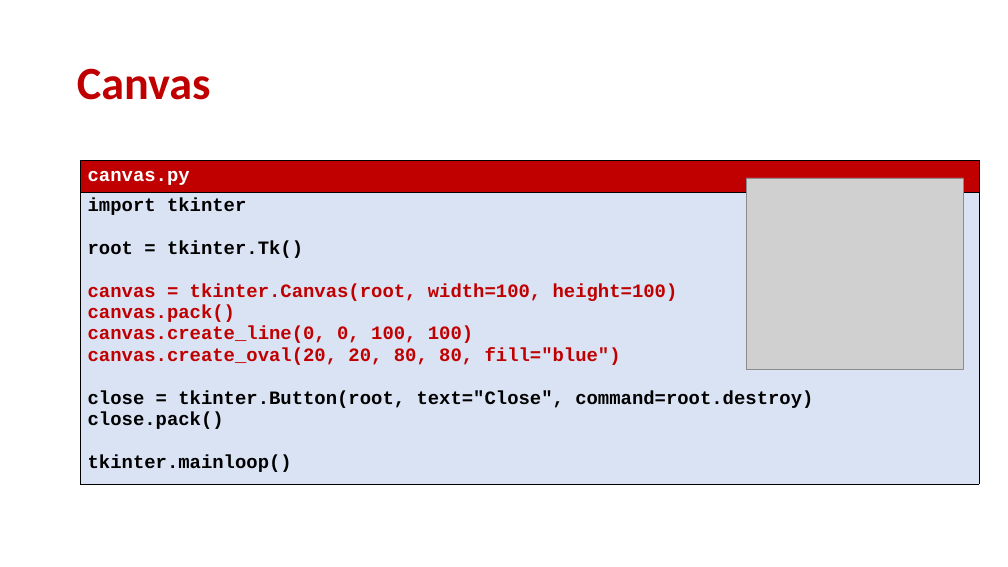
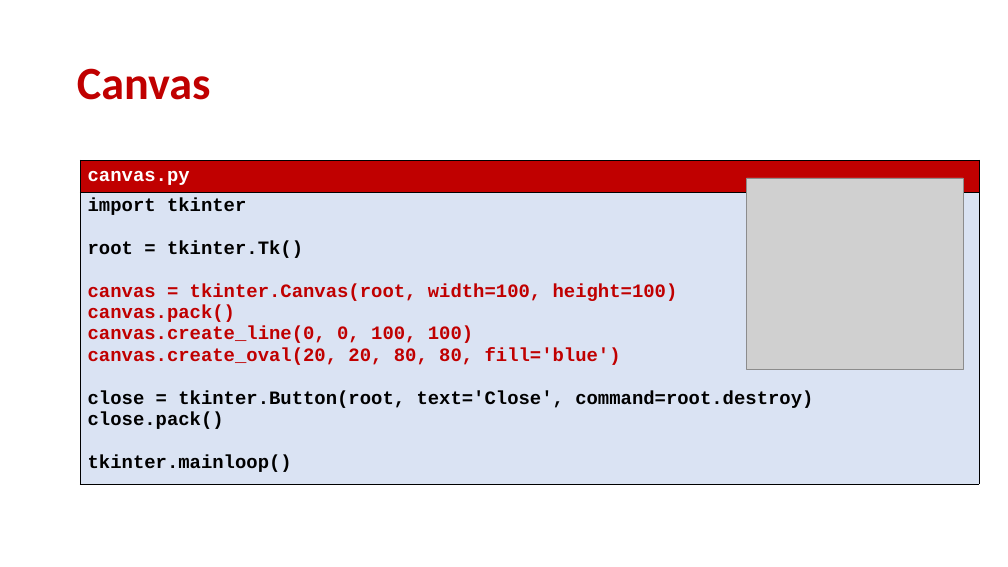
Before and after one commit to gsbrodal/gsbrodal.github.io, a slide deck: slide 13 of ipsa/slides/gui.pptx. Drawn at 1008x567 pixels with LibreOffice and Linux fonts; fonts in the diff are those of the drawing; grey boxes stand for pictures. Boxes give left, top, right and bottom in pixels: in the first picture for what was removed or moved away, otherwise in the second. Text is boxed around its words. In the diff, an @@ line names an element or a change of style, - is before the commit and + after.

```diff
--- a/ipsa/slides/gui.pptx
+++ b/ipsa/slides/gui.pptx
@@ table at bbox=[80, 160, 979, 495] @@
@@ row 2, column 1: "import tkinter / root = tkinter.Tk() / canvas = tkinter.Canvas(root, width=100, height=100) / canvas.pack() / canvas.create_line(0, 0, 100, 100) / canvas.create_oval(20, 20, 80, 80, fill="blue") / close = tkinter.Button(root, text="Close", command=root.destroy) / close.pack() / tkinter.mainloop()" to "import tkinter / root = tkinter.Tk() / canvas = tkinter.Canvas(root, width=100, height=100) / canvas.pack() / canvas.create_line(0, 0, 100, 100) / canvas.create_oval(20, 20, 80, 80, fill='blue') / close = tkinter.Button(root, text='Close', command=root.destroy) / close.pack() / tkinter.mainloop()" @@
```
Also in this commit, not shown: 8 other slides changed, 5 other files.
